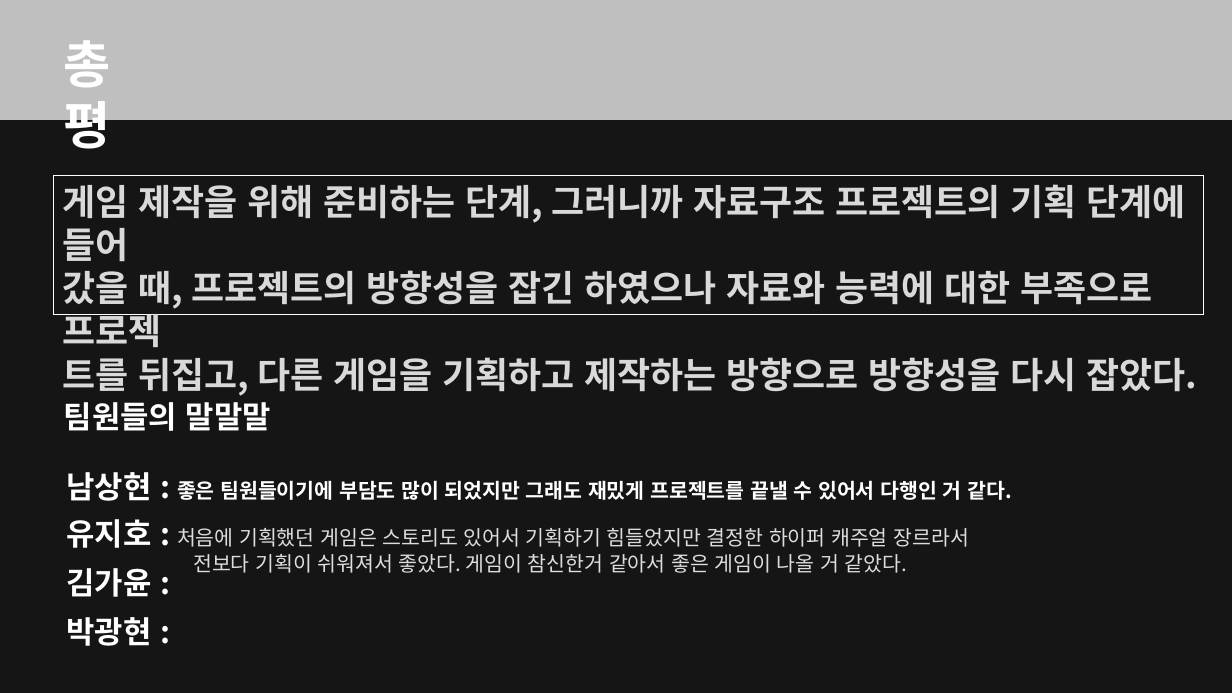
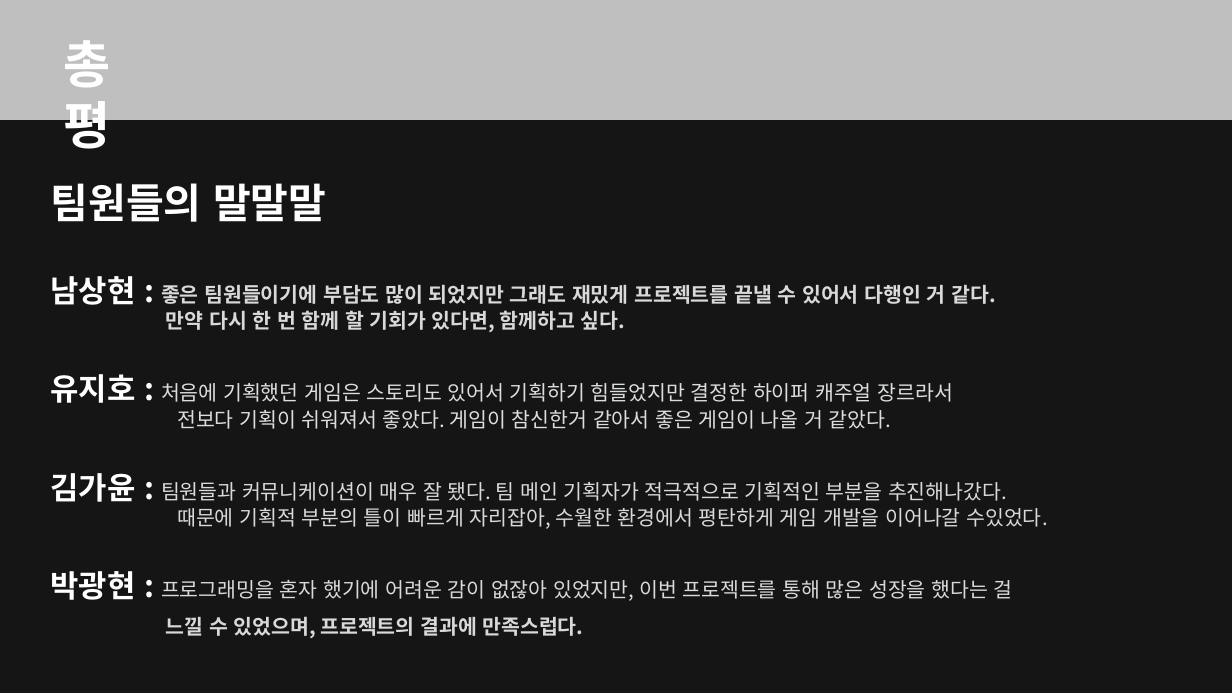
Before and after one commit to kjpark102312/Jagu_Agis, a slide deck: slide 5 of Presentation/AGIS 발표자료.pptx (slide 4 before the commit). Drawn at 1232x693 pixels with LibreOffice and Linux fonts; fonts in the diff are those of the drawing; background and template pictures are left out; a plain dark background stands for a picture behind light text. Boxes give left, top, right and bottom in pixels: in the first picture for what was removed or moved away, otherwise in the second. Text is boxed around its words. In the diff, an @@ line names an element or a change of style, - is before the commit and + after.

```diff
--- a/Presentation/AGIS 발표자료.pptx
+++ b/Presentation/AGIS 발표자료.pptx
@@ text "팀원들의 말말말": place and size @@
-text "팀원들의 말말말" at [64,402,271,431]
+text "팀원들의 말말말" at [50,183,326,222]
@@ text "팀원들의 말말말" at [50,183,326,222]: size 24 to 32 pt @@
@@ rectangle removed at [53,175,1203,314] @@
-게임 제작을 위해 준비하는 단계, 그러니까 자료구조 프로젝트의 기획 단계에 들어
-갔을 때, 프로젝트의 방향성을 잡긴 하였으나 자료와 능력에 대한 부족으로 프로젝
-트를 뒤집고, 다른 게임을 기획하고 제작하는 방향으로 방향성을 다시 잡았다.
@@ text "남상현 : 좋은 팀원들이기에 부담도 ...": place and size @@
-text "남상현 : 좋은 팀원들이기에 부담도 ..." at [66,472,1012,501]
+text "남상현 : 좋은 팀원들이기에 부담도 ..." at [50,276,996,332]
@@ text at [50,276,996,305]: text colour #FFFFFF to #D9D9D9 in "좋은 팀원들이기에 부담도 많이 되었지만 그래도 재밌게 ..." @@
@@ text at [166,310,625,332]: paragraph added @@
+만약 다시 한 번 함께 할 기회가 있다면, 함께하고 싶다.
@@ text "유지호 : 처음에 기획했던 게임은 ...": place and size @@
-text "유지호 : 처음에 기획했던 게임은 ..." at [66,519,969,573]
+text "유지호 : 처음에 기획했던 게임은 ..." at [50,374,953,429]
@@ text added at [50,473,1047,529], 16 pt, text #D9D9D9 @@
+김가윤 : 팀원들과 커뮤니케이션이 매우 잘 됐다. 팀 메인 기획자가 적극적으로 기획적인 부분을 추진해나갔다.
+때문에 기획적 부분의 틀이 빠르게 자리잡아, 수월한 환경에서 평탄하게 게임 개발을 이어나갈 수있었다.
@@ text removed at [66,568,151,597] @@
-김가윤 :
@@ text at [50,571,1013,638]: text changed; size 24 to 16 pt; text colour #FFFFFF to #D9D9D9; bold off @@
-박광현 :
+박광현 : 프로그래밍을 혼자 했기에 어려운 감이 없잖아 있었지만, 이번 프로젝트를 통해 많은 성장을 했다는 걸
+느낄 수 있었으며, 프로젝트의 결과에 만족스럽다.
```
Also in this commit, not shown: 1 other slide changed, 1 slide added, 1 slide removed.
